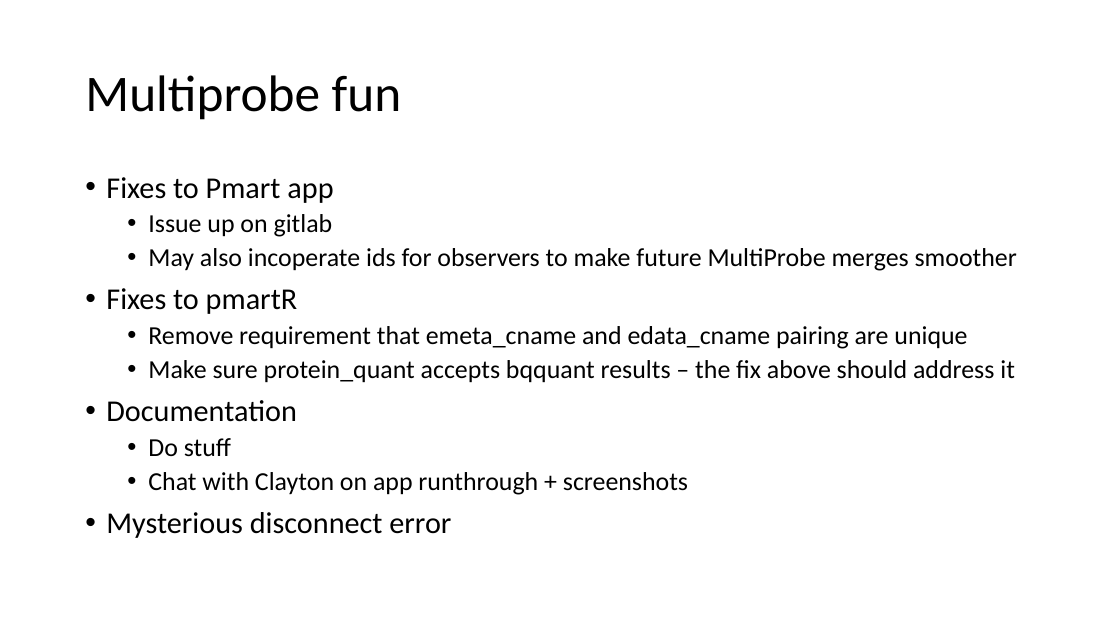
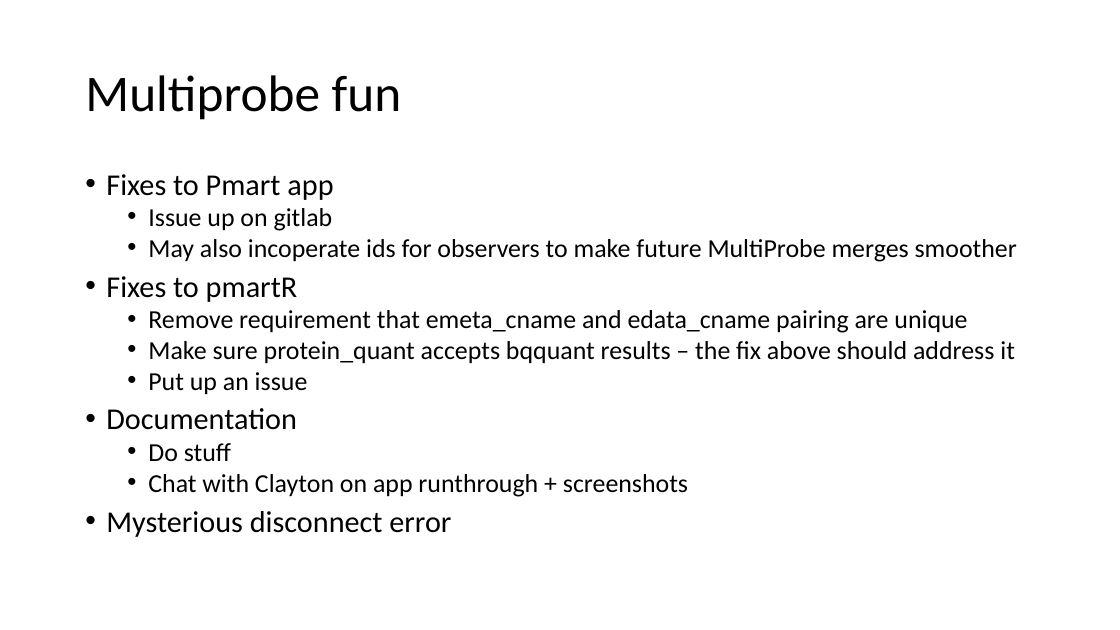
Before and after one commit to pmartR/OmicsMLMentor_ShinyApp, a slide deck: slide 8 of SLOPE_progress.pptx. Drawn at 1120x630 pixels with LibreOffice and Linux fonts; fonts in the diff are those of the drawing. Boxes give left, top, right and bottom in pixels: in the first picture for what was removed or moved away, otherwise in the second. Text is boxed around its words. In the diff, an @@ line names an element or a change of style, - is before the commit and + after.

```diff
--- a/SLOPE_progress.pptx
+++ b/SLOPE_progress.pptx
@@ text at (106, 174, 1017, 537): line spacing 0.9 to 0.8 @@
@@ text at (148, 372, 308, 395): paragraph added @@
+  • Put up an issue
```
Also in this commit, not shown: 4 other slides changed, 5 other files.
